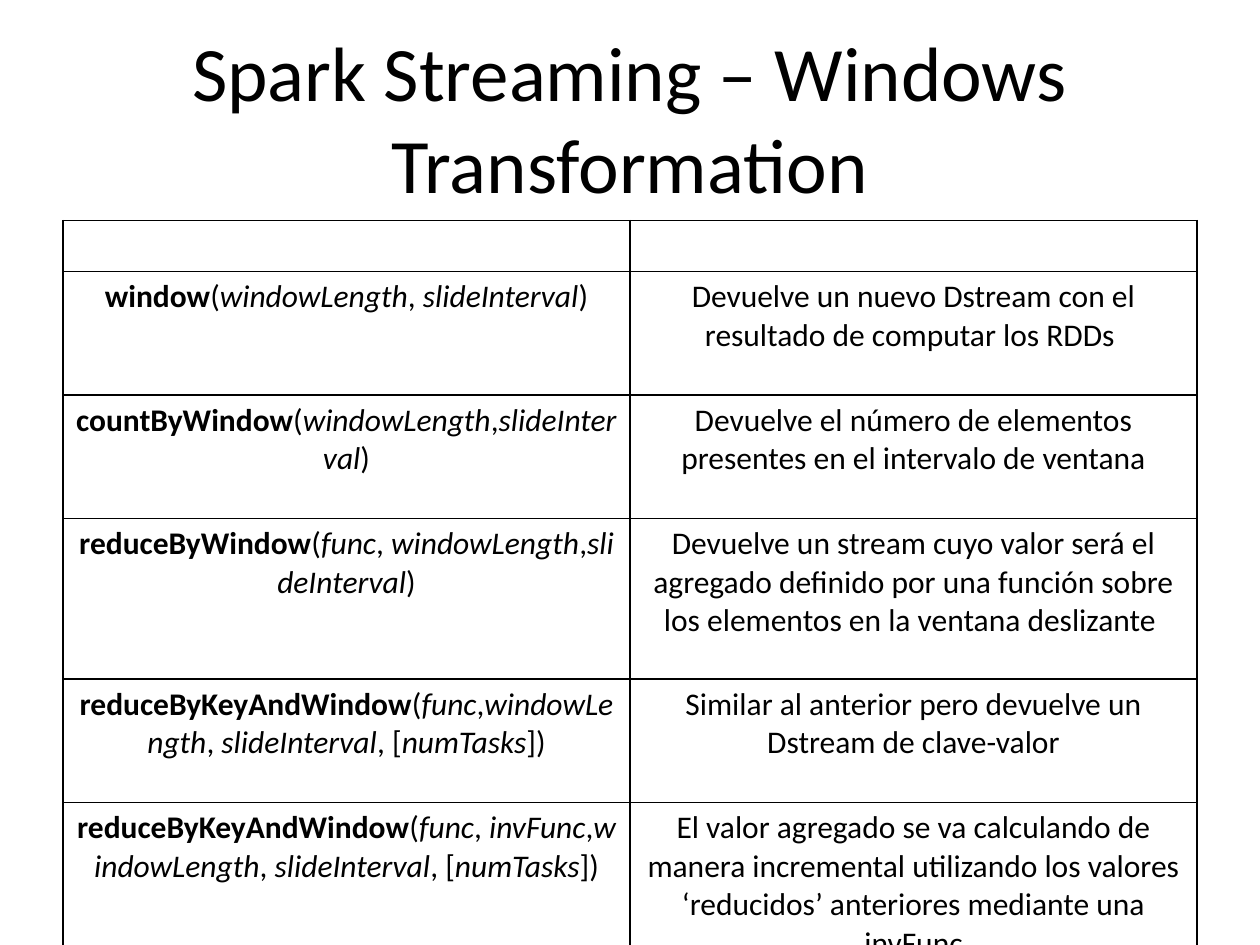
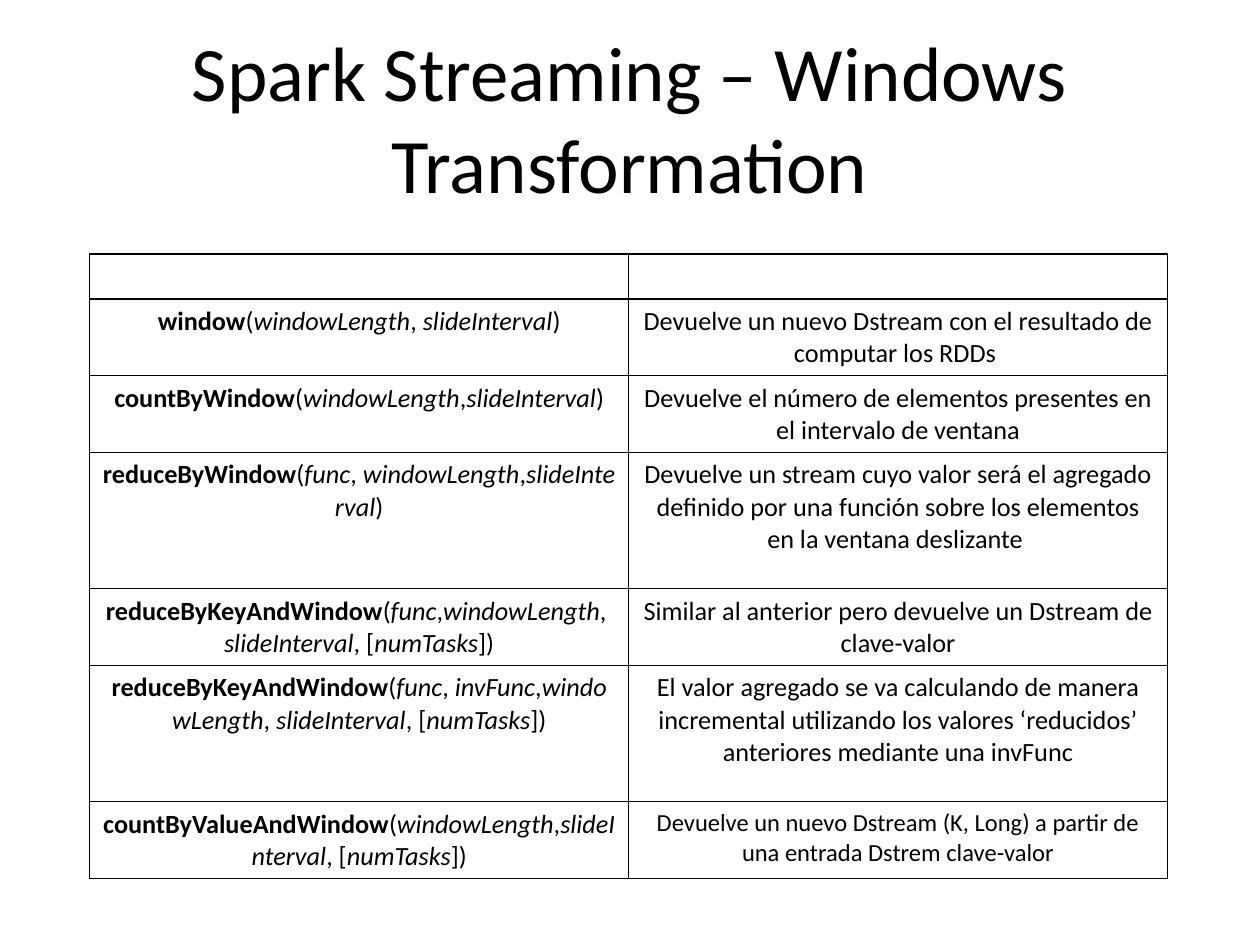
Before and after one commit to chicochica10/utad-spark-ml, a slide deck: slide 40 of apuntes-df-streaming/Spark Streaming.pptx. Drawn at 1260x945 pixels with LibreOffice and Linux fonts; fonts in the diff are those of the drawing. Boxes give left, top, right and bottom in pixels: in the first picture for what was removed or moved away, otherwise in the second. Text is boxed around its words. In the diff, an @@ line names an element or a change of style, - is before the commit and + after.

```diff
--- a/apuntes-df-streaming/Spark Streaming.pptx
+++ b/apuntes-df-streaming/Spark Streaming.pptx
@@ table at (89,255,1168,916) @@
@@ size 18 to 15 pt @@
@@ size 18 to 14 pt in "Devuelve un nuevo Dstream (K, Long) a ..." @@
@@ table: place and size @@
-table at (63,220,1197,920)
+table at (89,255,1168,916)
```
Also in this commit, not shown: 31 other slides changed, 14 other files.
